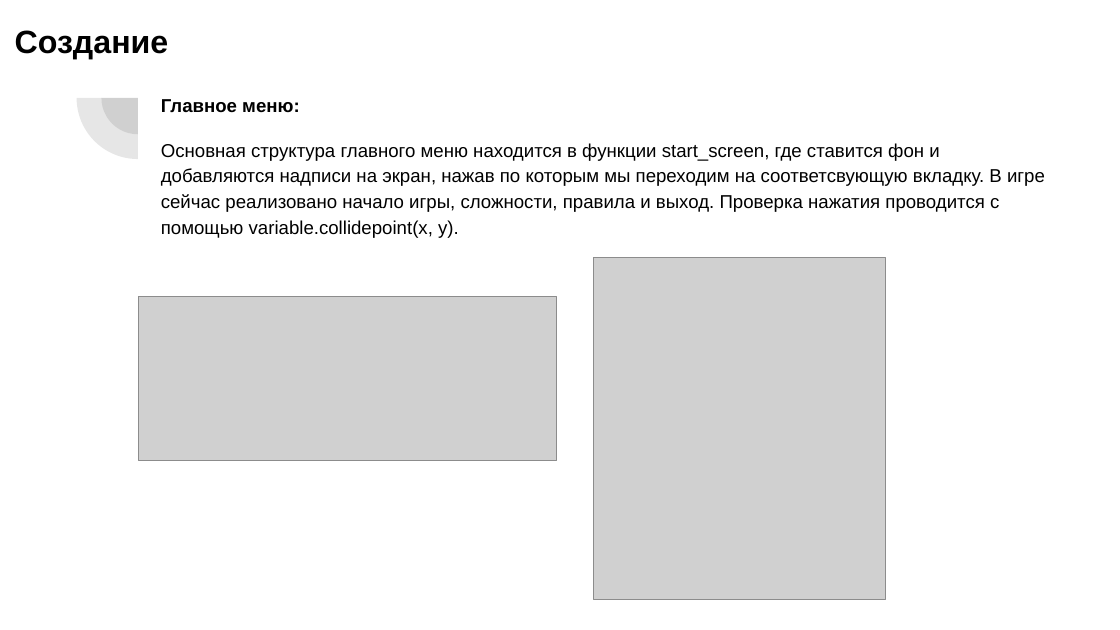
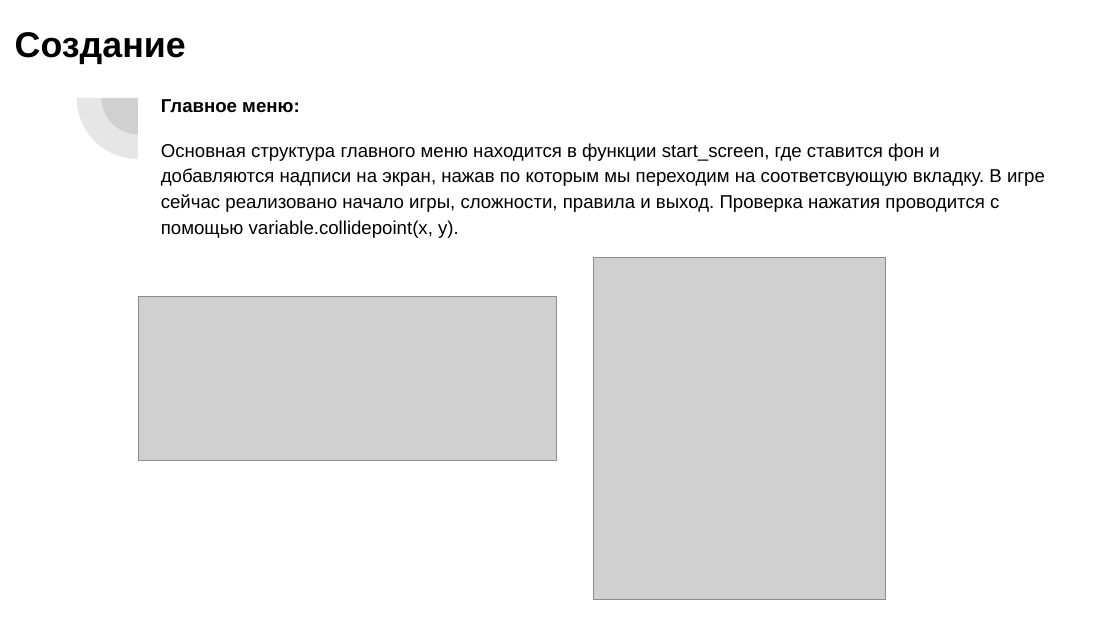
Before and after one commit to k1r1llya/Pygame, a slide deck: slide 4 of Презентация без названия(1).pptx. Drawn at 1120x630 pixels with LibreOffice and Linux fonts; fonts in the diff are those of the drawing; grey boxes stand for pictures. Boxes give left, top, right and bottom in pixels: in the first picture for what was removed or moved away, otherwise in the second. Text is boxed around its words. In the diff, an @@ line names an element or a change of style, - is before the commit and + after.

```diff
--- a/Презентация без названия(1).pptx
+++ b/Презентация без названия(1).pptx
@@ title "Создание" at (15,32,186,64): size 20.7 to 23 pt @@
```
Also in this commit, not shown: 1 other slide changed, 1 slide removed.
